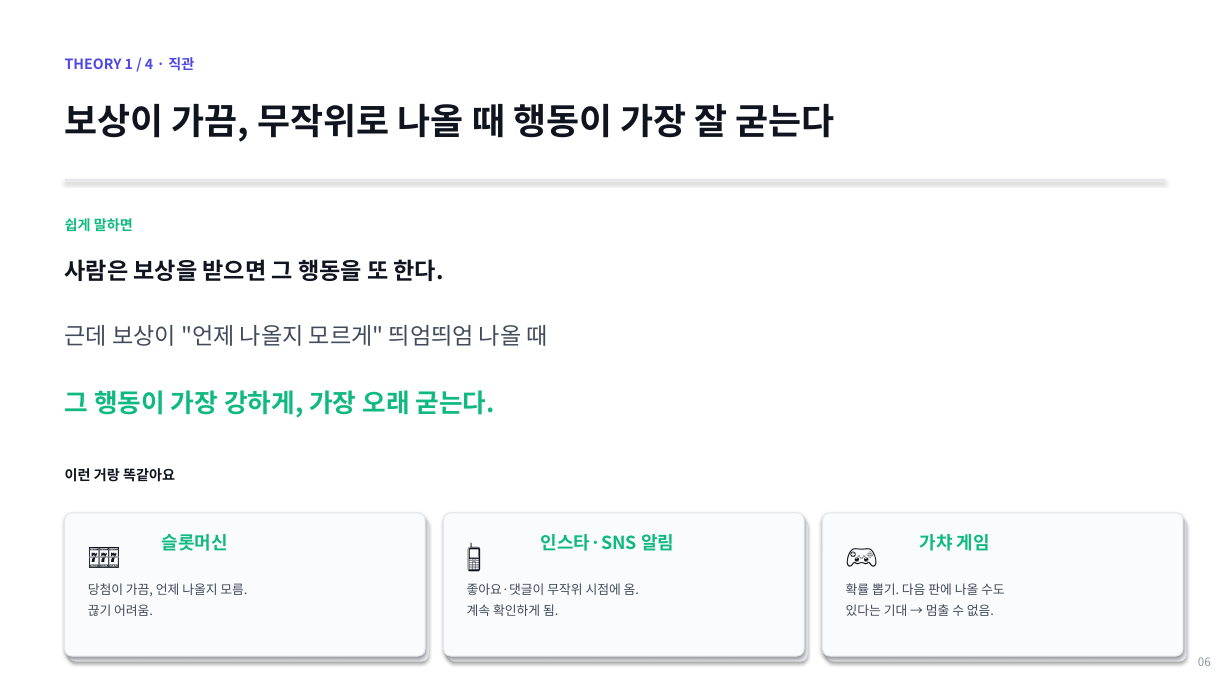
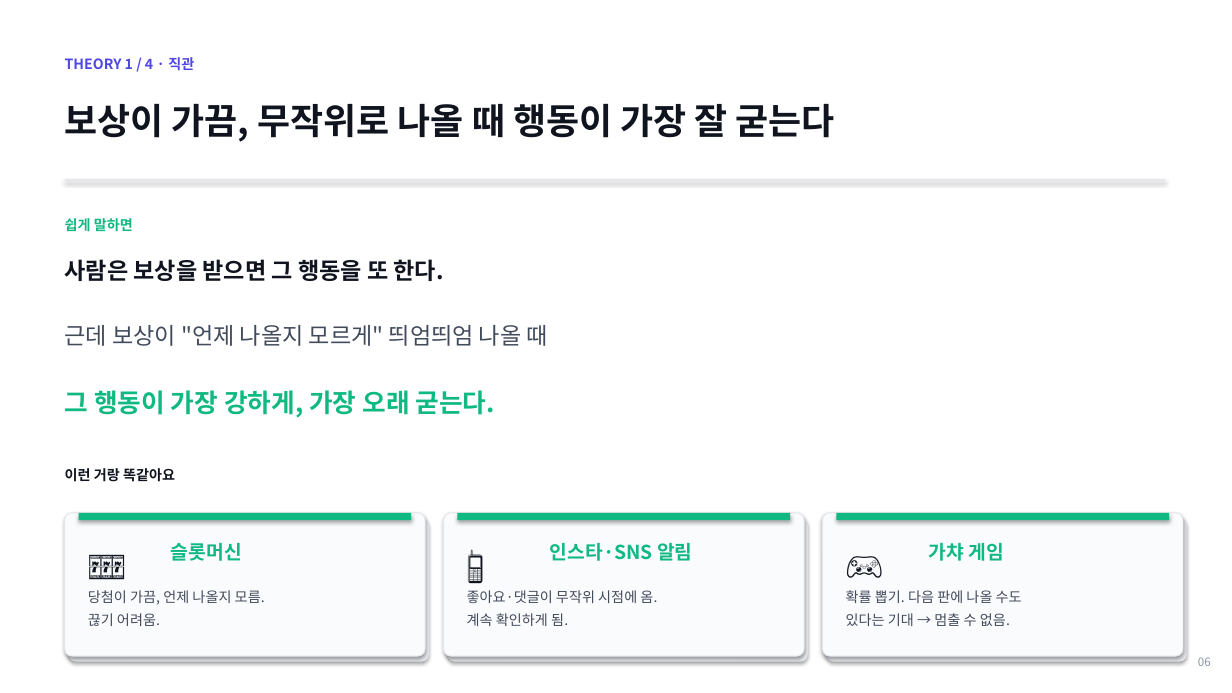
Before and after one commit to lshpy/imen315-syllabus-meta, a slide deck: slide 6 of team_project/kickoff_2026-05-11.pptx. Drawn at 1232x693 pixels with LibreOffice and Linux fonts; fonts in the diff are those of the drawing. Boxes give left, top, right and bottom in pixels: in the first picture for what was removed or moved away, otherwise in the second. Text is boxed around its words. In the diff, an @@ line names an element or a change of style, - is before the commit and + after.

```diff
--- a/team_project/kickoff_2026-05-11.pptx
+++ b/team_project/kickoff_2026-05-11.pptx
@@ rectangle added at (79, 513, 411, 520), fill #10B981 @@
@@ rectangle added at (457, 513, 790, 520), fill #10B981 @@
@@ rectangle added at (836, 513, 1169, 520), fill #10B981 @@
@@ size 24 to 28 pt in 3 elements at (88, 531, 180, 578), (467, 531, 559, 578), (846, 531, 938, 578) @@
@@ 3 texts: place and size @@
-3 texts at (162, 534, 990, 551)
+3 texts at (171, 543, 1004, 561)
@@ size 14 to 15 pt in 3 elements at (171, 543, 242, 561), (550, 543, 692, 561), (929, 543, 1004, 561) @@
@@ size 10 to 11 pt; line spacing 1.3 to 1.35 in 3 elements at (88, 590, 265, 626), (467, 590, 657, 626), (846, 590, 1022, 626) @@
```
Also in this commit, not shown: 5 other slides changed, 1 other file.
